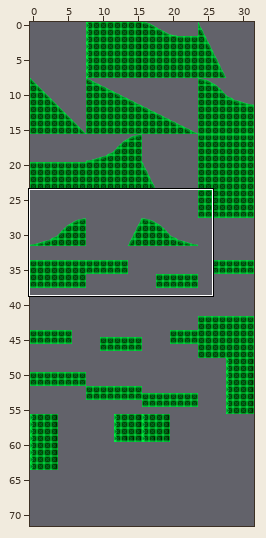
Two states of a Tiled map, assets/levels/R1/tilemap128.tmx. Above: a wide view before the commit, with the close-up outlined.
Close-up. Earlier state:
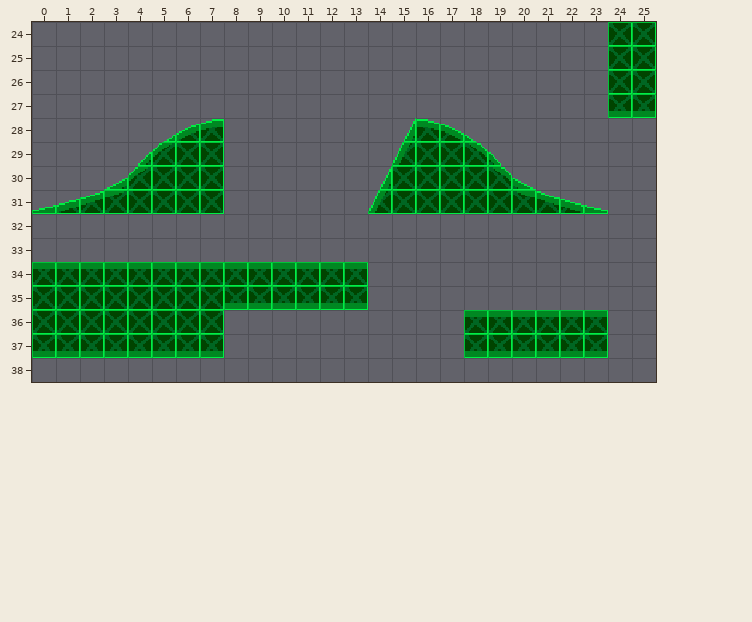
Cells are 16x16 px. Shown: x 0..25, y 24..38. The commit also changed other parts of the map, which this record leaves out.
Now the later version:
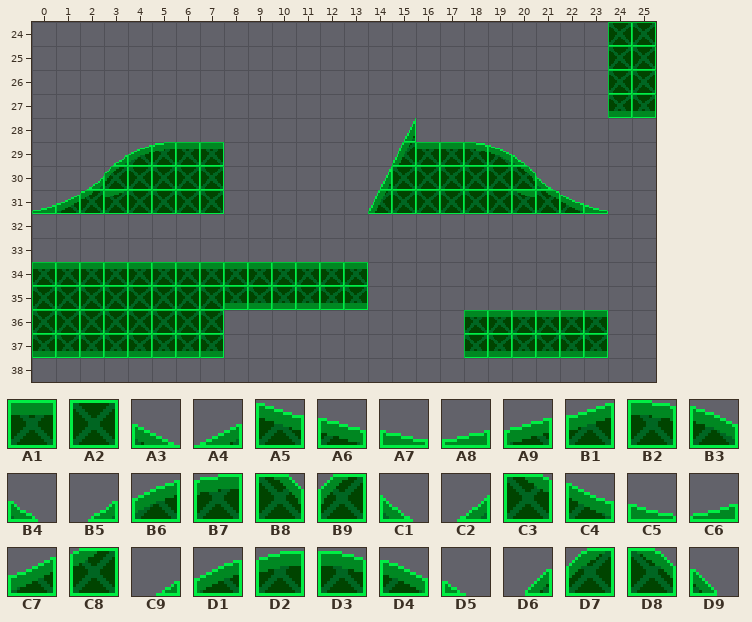
Key: from "16x16": A1 2, A2 10, A3 25, A4 26, A5 84, A6 85, A7 86, A8 89, A9 90, B1 91, B2 137, B3 138, B4 139, B5 144, B6 145, B7 146, B8 147, B9 152, C1 200, C2 201, C3 203, C4 204, C5 205, C6 208, C7 209, C8 210, C9 259, D1 260, D2 261, D3 262, D4 263, D5 264, D6 265, D7 266, D8 267, D9 268.
__ is an empty cell, .. an unchanged one.
Change:
--- layer "Camada de Blocos 1"
@@ x 0..23 @@
-28 .. .. .. .. .. C9 D1 D2 .. .. .. .. .. .. .. .. D3 D4 D5 .. .. .. .. ..
-29 .. .. .. __ D6 D7 A2 A2 .. .. .. .. .. .. .. .. A2 A2 D8 D9 __ .. .. ..
-30 .. .. __ A4 D7 .. .. .. .. .. .. .. .. .. .. .. .. .. .. D8 A3 __ .. ..
-31 A8 A9 B1 .. .. .. .. .. .. .. .. .. .. .. .. .. .. .. .. .. .. A5 A6 A7
+28 .. .. .. .. .. __ __ __ .. .. .. .. .. .. .. .. __ __ __ .. .. .. .. ..
+29 .. .. .. B5 B6 B7 A1 A1 .. .. .. .. .. .. .. .. A1 A1 B2 B3 B4 .. .. ..
+30 .. .. C2 B9 A2 .. .. .. .. .. .. .. .. .. .. .. .. .. .. A2 B8 C1 .. ..
+31 C6 C7 C8 .. .. .. .. .. .. .. .. .. .. .. .. .. .. .. .. .. .. C3 C4 C5
Where, in picture pixels (left, top, right, bottom), the same in both close-ups:
changed: (32, 119, 224, 213)
changed: (416, 119, 608, 213)
